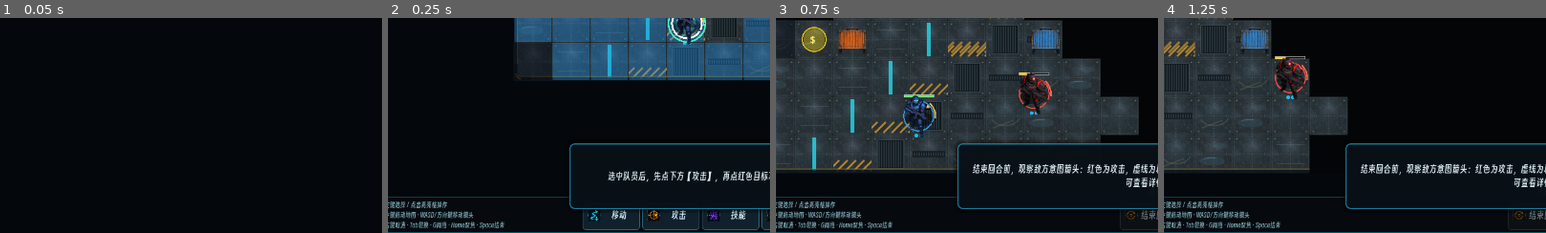
Above: before the commit, frames 1-4 (left to right).
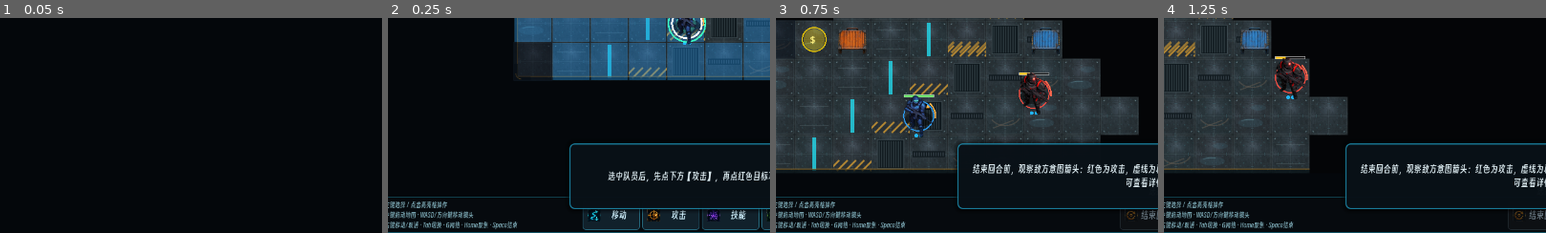
Above: after the commit, the same moments.

Repository: Caser-86/tactical-grid
Game: Godot game, scene res://tests/chapter_one_e2e_test.tscn
The game is run twice, just before and just after one commit, with the same random seed, the same clock (stepped at 60 frames per second) and the same inputs. This scene is started directly instead of the project's main scene.
Inputs (mouse positions are % of the whole screen's width and height, from its top left):
- Up to frame 1 (0.05 s): no input
- Up to frame 2 (0.25 s): no input
- Up to frame 3 (0.75 s): tap Enter at 0.5 s; move the mouse to (72, 45) at 0.52 s; hold D from 0.53 s (still down); hold Space (end_turn) from 0.53 s (still down); click (72, 45) at 0.67 s
- Up to frame 4 (1.25 s): keep holding D; keep holding Space (end_turn)
The pictures show only the part of the screen within x 1-51%, y 50-100%; the shares and areas given below are measured in that part.

Frame 1 is identical in both runs. In frame 2, 0.6% of the frame differs, in the area x 2-34%, y 94-99%; in frame 3, 0.6%; in frame 4, 0.6%.

Commit message:
fix(input): make right click a move shortcut

Diff:
--- a/tactical-grid/client/scenes/battle.tscn
+++ b/tactical-grid/client/scenes/battle.tscn
@@ -123,7 +123,7 @@
 offset_bottom = 55.0
 theme_override_colors/font_color = Color(0.55, 0.75, 0.8, 0.9)
 theme_override_font_sizes/font_size = 11
-text = "左键选择 / 点击高亮格操作\n中键拖动地图 · WASD/方向键移动镜头\n右键取消 · Tab切换 · G网络 · Home聚焦 · Space结束"
+text = "左键选择 / 点击高亮格操作\n中键拖动地图 · WASD/方向键移动镜头\n右键移动/取消 · Tab切换 · G网络 · Home聚焦 · Space结束"
 autowrap_mode = 2
 vertical_alignment = 1
 
--- a/tactical-grid/client/scripts/game/battle_controller.gd
+++ b/tactical-grid/client/scripts/game/battle_controller.gd
@@ -2177,7 +2177,28 @@
 		if mouse_btn.button_index == MOUSE_BUTTON_LEFT:
 			_handle_left_click(click_world)
 		elif mouse_btn.button_index == MOUSE_BUTTON_RIGHT:
-			_cancel_action()
+			_handle_right_click(click_world)
+
+## 右键是移动快捷键：点击友军立即显示可达范围；移动模式下再次右键取消。
+func _handle_right_click(world_pos: Vector2) -> void:
+	var grid_pos := GridSystem.world_to_grid(world_pos)
+	var clicked_unit := _get_unit_at(grid_pos) if GridSystem.is_in_bounds(grid_pos, map_width, map_height) else null
+	if selected_action == "move":
+		_cancel_action()
+		return
+	if selected_action == "targeting" or (hud._action_picker != null and is_instance_valid(hud._action_picker)):
+		_cancel_action()
+		return
+	if clicked_unit and clicked_unit.is_alive and clicked_unit.team == "player":
+		if clicked_unit != selected_unit:
+			_select_unit(clicked_unit)
+		if selected_unit and selected_unit.current_ap > 0:
+			on_move_button()
+		return
+	if selected_unit and selected_unit.is_alive and selected_unit.team == "player" and selected_action == "":
+		on_move_button()
+		return
+	_cancel_action()
 
 func _handle_left_click(world_pos: Vector2) -> void:
 	var grid_pos = GridSystem.world_to_grid(world_pos)
--- a/tactical-grid/client/scripts/ui/tutorial_hint.gd
+++ b/tactical-grid/client/scripts/ui/tutorial_hint.gd
@@ -9,8 +9,8 @@
 ## 第一章教程文案表（flag -> 提示文本）
 ## CH1-080: M1 只教学选择/移动/攻击/观察/接管/结束回合六项，其余 flag 供 M2-M6 复用
 const HINT_COPY := {
-	"teach_selection": "左键点击队员选中。Tab 可在多名队员间快速切换，右键取消选择。",
-	"teach_movement": "选中队员后，先点下方【移动】，再点蓝色高亮格移动。每回合的移动会消耗移动点数。",
+	"teach_selection": "左键点击队员选中。右键点击队员直接显示移动范围；Tab 可在多名队员间快速切换。",
+	"teach_movement": "右键点击队员或下方【移动】，再点蓝色高亮格移动。每回合的移动会消耗移动点数。",
 	"teach_attack": "选中队员后，先点下方【攻击】，再点红色目标攻击。注意武器射程、命中率与掩体影响。",
 	"teach_observe": "结束回合前，观察敌方意图箭头：红色为攻击，虚线为移动，三角为警戒，感叹号为致命。点击敌方单位可查看详情。",
 	"teach_network_takeover": "按 G 查看网络层。选中队员后点【接管】消耗 1AP：相机揭示区域，门改变路线，炮塔翻转阵营。",
--- a/tactical-grid/client/tests/battle_hud_contract_test.gd
+++ b/tactical-grid/client/tests/battle_hud_contract_test.gd
@@ -105,7 +105,7 @@
 	_check(action_bar != null and action_bar.offset_right > 0.0, "HUD 在启动时应用视口布局")
 	var shortcut_hint: Label = hud.get_node_or_null("BottomBar/ShortcutHint")
 	_check(shortcut_hint != null and shortcut_hint.visible, "底部显示常用操作提示")
-	_check(shortcut_hint != null and shortcut_hint.text.contains("右键取消") and shortcut_hint.text.contains("G网络"), "操作提示包含取消和网络快捷键")
+	_check(shortcut_hint != null and shortcut_hint.text.contains("右键移动/取消") and shortcut_hint.text.contains("G网络"), "操作提示包含移动/取消和网络快捷键")
 	_check(shortcut_hint != null and shortcut_hint.text.contains("Home聚焦") and shortcut_hint.text.contains("Space结束"), "操作提示包含聚焦和结束回合快捷键")
 	_check(shortcut_hint != null and shortcut_hint.get_global_rect().position.y >= get_viewport().get_visible_rect().size.y - 60.0, "操作提示位于底部栏内")
 	var objective_label: Label = hud.get_node_or_null("TopBar/ObjectiveLabel")
--- a/tactical-grid/client/tests/chapter_one_e2e_test.gd
+++ b/tactical-grid/client/tests/chapter_one_e2e_test.gd
@@ -532,6 +532,24 @@
 	get_viewport().push_input(click)
 	await get_tree().process_frame
 
+func _click_right_button() -> void:
+	var click := InputEventMouseButton.new()
+	click.button_index = MOUSE_BUTTON_RIGHT
+	click.pressed = true
+	click.position = _last_mouse_screen_pos
+	click.global_position = _last_mouse_screen_pos
+	click.device = -1
+	get_viewport().push_input(click)
+	await get_tree().process_frame
+	click = InputEventMouseButton.new()
+	click.button_index = MOUSE_BUTTON_RIGHT
+	click.pressed = false
+	click.position = _last_mouse_screen_pos
+	click.global_position = _last_mouse_screen_pos
+	click.device = -1
+	get_viewport().push_input(click)
+	await get_tree().process_frame
+
 func _click_control(control: Control) -> void:
 	var screen_pos := control.get_global_rect().get_center()
 	var motion := InputEventMouseMotion.new()
@@ -638,6 +656,12 @@
 	# 1. 真实鼠标事件：点击玩家单位选中
 	var player_unit: Unit = battle.player_units[0]
 	_move_mouse_to_grid(battle, player_unit.grid_pos)
+	_click_right_button()
+	_check(battle.selected_unit == player_unit, "CH1-030: 右键点击友军保持选中")
+	_check(battle.selected_action == "move", "CH1-030: 右键点击友军直接进入移动模式")
+	_check(battle.move_highlight.get_child_count() > 0, "CH1-030: 右键移动快捷键显示可达范围")
+	_click_right_button()
+	_check(battle.selected_action == "", "CH1-030: 移动模式下右键取消")
 	_click_left_button()
 	await get_tree().process_frame
 	_check(battle.selected_unit == player_unit, "CH1-030: 左键点击选中玩家单位")
Not shown, changed: README.md
Not shown, changed: docs/PROJECT_TAKEOVER_ROADMAP.md
Not shown, changed: tactical-grid/PROJECT_STATUS.md
